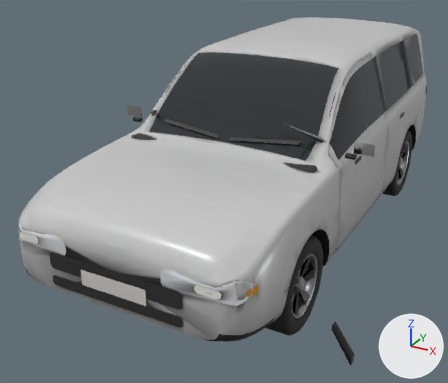
One commit to the glTF model assets/story/world/car-suv-v2.glb: the scene before it, then after it.
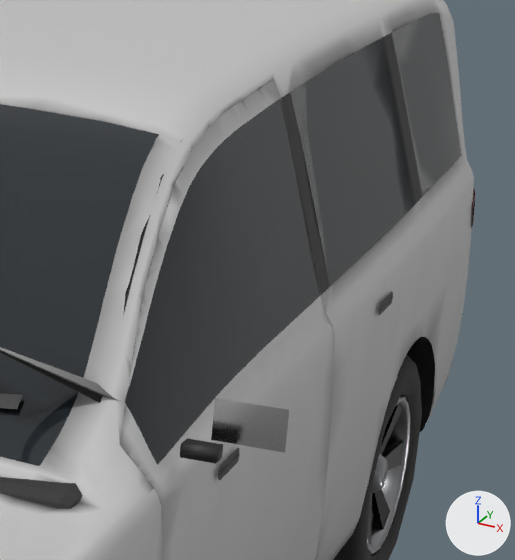
Each version appears first whole from a camera (50 mm lens) standing at (2.28, -5.09, 2.81) and looking at (-0.37, -0.27, 0.4), and next in a close-up on the part from 66% to 98% of the width and 8% to 49% of the height. The lights are fixed; the arrows at lower right show +X, +Y and +Z. The last two pictures show the newer version. Where no turn or scale is listed for an object, it has been applied to the vertices. Vertices at exactly the same position are counted once.
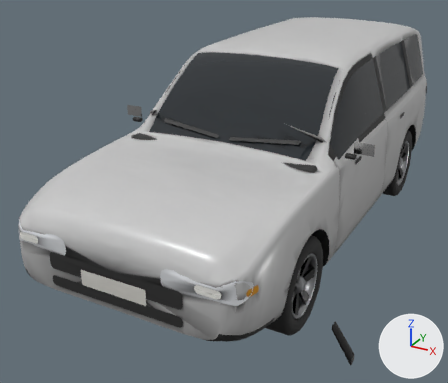
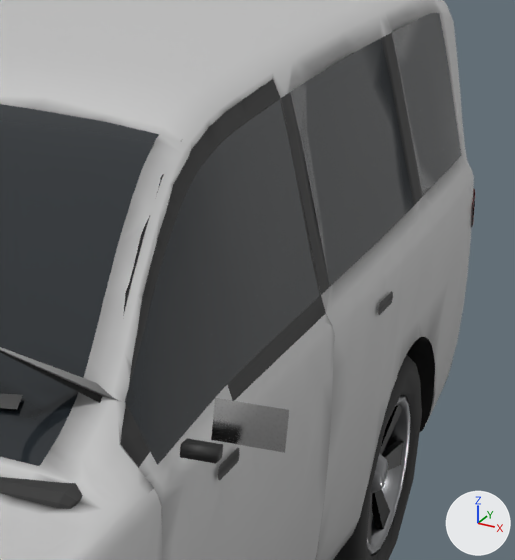
Scene script edits in JSON lines:
```json
{"block": "me_mesh_0", "where": "# used by ob_mesh_0; location = (-0.219, 1.574, -0.046)"}
{"op": "remove", "block": "me_mesh_0", "code": "me_mesh_0.from_pydata(...)  # 480 vertices, 839 faces; spans x 0.917..1.369, y -2.428..-1.094, z 0.391..1.755"}
{"op": "add", "block": "me_mesh_0", "code": "me_mesh_0.from_pydata(...)  # 471 vertices, 838 faces; spans x 0.917..1.369, y -2.428..-1.094, z 0.391..1.755"}
{"block": "me_mesh_0", "change": "me_mesh_0 part 1: 44 vertices removed from x 0.943..1.177, y -2.32..-1.13, z 1.058..1.752; 33 vertices added at x 0.944..1.186, y -2.427..-1.106, z 0.394..1.751"}
{"block": "me_mesh_0", "change": "me_mesh_0 part 2: 36 faces spanning x 0.948..1.137, y -2.428..-1.094, z 1.168..1.747 switch from mat_paint to mat_trim"}
{"block": "me_mesh_0", "change": "other edits to the shape of me_mesh_0 do not show in these pictures"}
```

Where the change shows, as pixel boxes (x1, y1, x2, y2) in the close-ups (515 x 560 px; the box of a moved part takes in the faces that stretch with it):
```json
{"part": 1, "of": "me_mesh_0", "change": "moved or reshaped", "before": [126, 80, 322, 479], "after": [120, 80, 335, 560]}
{"part": 2, "of": "me_mesh_0", "change": "recoloured", "before": [120, 112, 326, 460], "after": [120, 112, 326, 460]}
```
